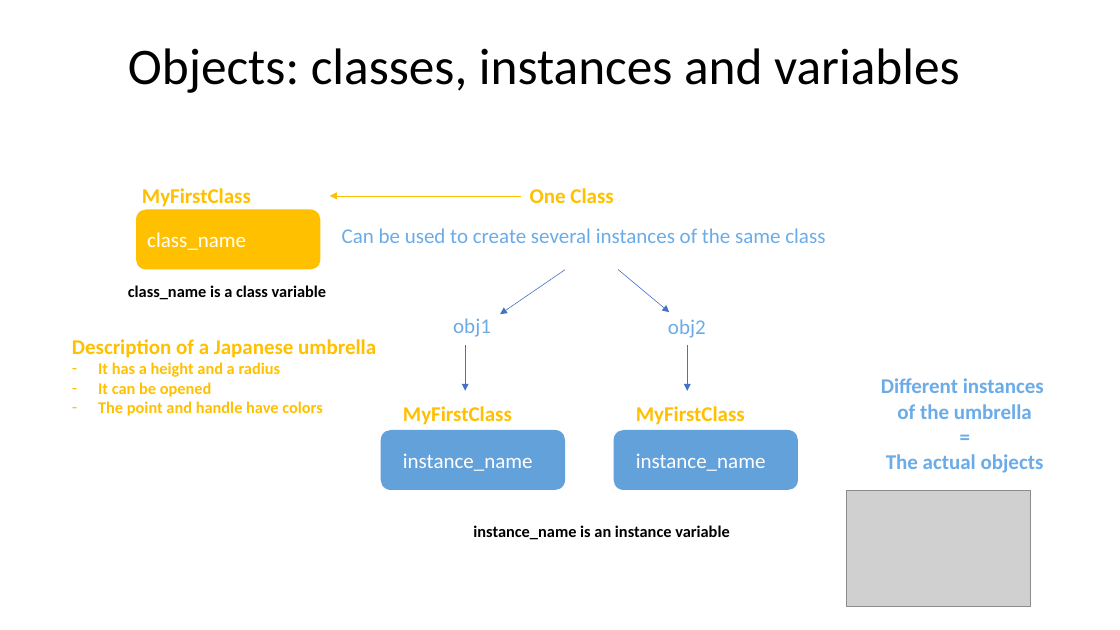
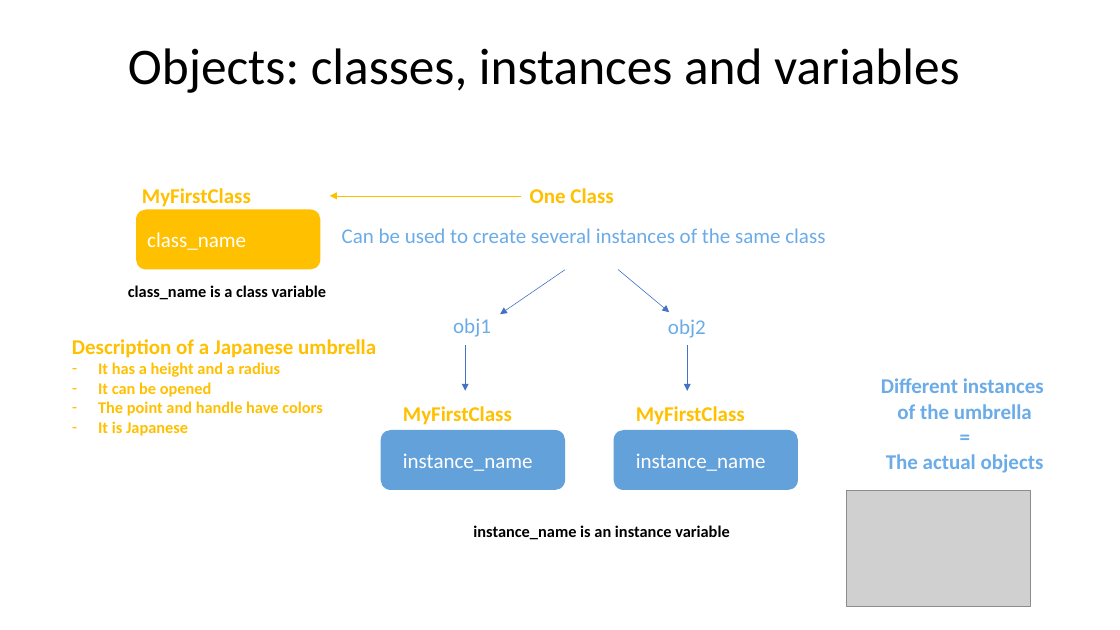
Before and after one commit to PierFF/OOP-INSA-Toulouse, a slide deck: slide 9 of OOP-Programming.pptx. Drawn at 1120x630 pixels with LibreOffice and Linux fonts; fonts in the diff are those of the drawing; grey boxes stand for pictures. Boxes give left, top, right and bottom in pixels: in the first picture for what was removed or moved away, otherwise in the second. Text is boxed around its words. In the diff, an @@ line names an element or a change of style, - is before the commit and + after.

```diff
--- a/OOP-Programming.pptx
+++ b/OOP-Programming.pptx
@@ text at [98,421,188,436]: paragraph added @@
+– It is Japanese
```
Also in this commit, not shown: 1 other slide changed, 8 slides added, 1 other file.
